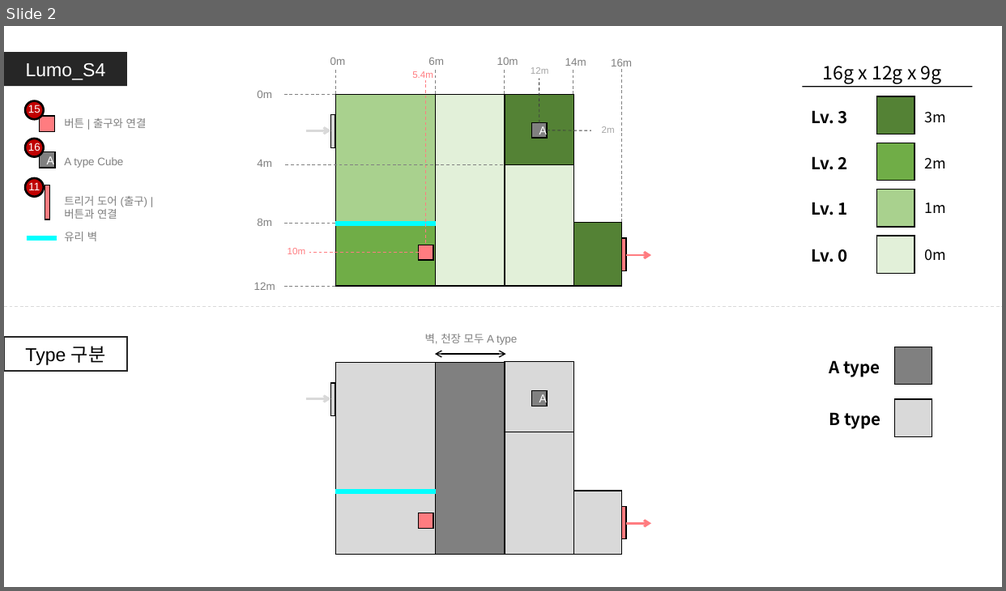
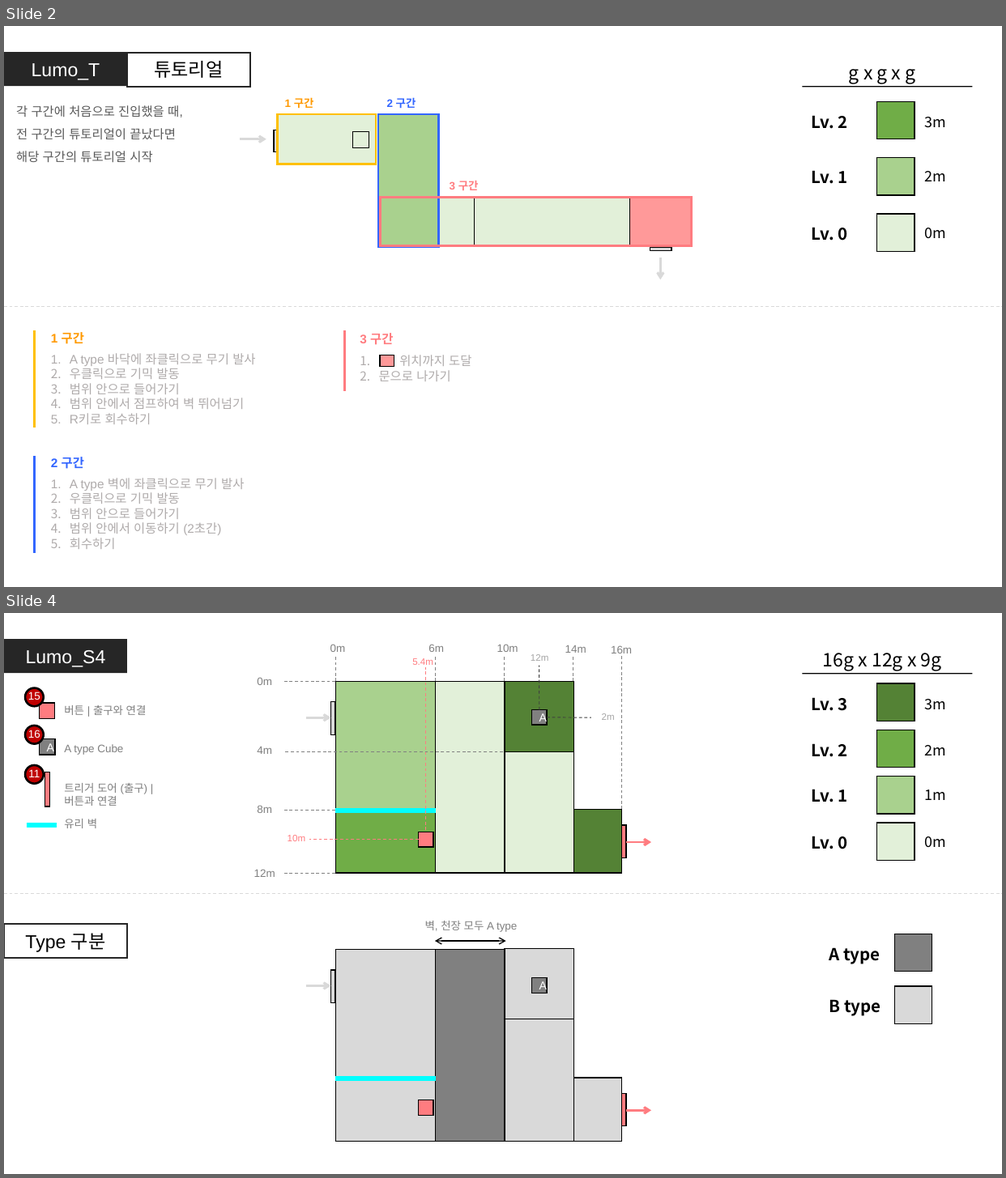
Before and after one commit to GGMGangsterHamster/GangsterHamster, a slide deck: Documents/Lumo_Stage.pptx. Shown one above the other, each under a label of ours: slide 2 before the commit, slides 2 and 4 after it; the slides between them are not shown. The pictures are 1006x591 and 1006x1178 pixels, drawn with LibreOffice and Linux fonts; fonts in the diff are those of the drawing. Boxes give left, top, right and bottom in pixels: in the first picture for what was removed or moved away, otherwise in the second. Text is boxed around its words. In the diff, an @@ line names an element or a change of style, - is before the commit and + after.

```diff
--- a/Documents/Lumo_Stage.pptx
+++ b/Documents/Lumo_Stage.pptx
@@ slide 2 added at box(4, 26, 1002, 587), background #FFFFFF @@
@@ rectangle added at box(4, 52, 127, 87), fill #262626, 18 pt, text #FFFFFF @@
+Lumo_T
@@ rectangle added at box(127, 52, 249, 87), fill #FFFFFF, outline #262626 1.5 pt, 18 pt, text #000000 @@
+튜토리얼
@@ text added at box(285, 97, 314, 109), 10.5 pt, text #FF9900, bold @@
+1 구간
@@ text added at box(387, 97, 416, 109), 10.5 pt, text #3366FF, bold @@
+2 구간
@@ text added at box(16, 105, 183, 162), 12 pt, text #595959 @@
+각 구간에 처음으로 진입했을 때,
+전 구간의 튜토리얼이 끝났다면
+해당 구간의 튜토리얼 시작
@@ rectangle added at box(277, 114, 375, 165), fill #E2F0D9, outline #000000 1 pt @@
@@ rectangle added at box(277, 114, 375, 165), outline #FFC000 2 pt @@
@@ rectangle added at box(378, 114, 439, 248), outline #3366FF 2 pt @@
@@ rectangle added at box(379, 114, 439, 248), fill #A9D18E, outline #000000 1 pt @@
@@ group added at box(802, 69, 973, 251): 7 texts, 3 rectangles, 1 line @@
+g x g x g
+0m
+Lv. 0
+2m
+Lv. 1
+3m
+Lv. 2
@@ arrow added from (240, 139) to (266, 139), #D9D9D9 2.25 pt @@
@@ rectangle added at box(274, 130, 277, 152), fill #D9D9D9, outline #000000 1 pt @@
@@ rectangle added at box(353, 131, 369, 148), fill #E2F0D9, outline #000000 1 pt @@
@@ text added at box(450, 181, 479, 190), 10.5 pt, text #FF7C80, bold @@
+3 구간
@@ rectangle added at box(381, 198, 692, 246), outline #FF7C80 2 pt @@
@@ rectangle added at box(438, 198, 474, 246), fill #E2F0D9, outline #000000 1 pt @@
@@ rectangle added at box(474, 198, 630, 246), fill #E2F0D9, outline #000000 1 pt @@
@@ rectangle added at box(630, 198, 692, 246), fill #FF9999, outline #000000 1 pt @@
@@ rectangle added at box(650, 248, 671, 251), fill #D9D9D9, outline #000000 1 pt @@
@@ arrow added from (661, 258) to (661, 280), #D9D9D9 2.25 pt @@
@@ line added from (4, 307) to (1002, 307), #D9D9D9 0.75 pt dashed @@
@@ line added from (35, 331) to (35, 428), #FFC000 2.25 pt @@
@@ text added at box(51, 332, 84, 344), 12 pt, text #FF9900, bold @@
+1 구간
@@ line added from (345, 331) to (345, 391), #FF7C80 2.25 pt @@
@@ text added at box(360, 333, 393, 345), 12 pt, text #FF7C80, bold @@
+3 구간
@@ text added at box(70, 353, 255, 425), 12 pt, text #AFABAB @@
+1. A type 바닥에 좌클릭으로 무기 발사
+2. 우클릭으로 기믹 발동
+3. 범위 안으로 들어가기
+4. 범위 안에서 점프하여 벽 뛰어넘기
+5. R키로 회수하기
@@ text added at box(379, 355, 471, 382), 12 pt, text #AFABAB @@
+1. 위치까지 도달
+2. 문으로 나가기
@@ rectangle added at box(380, 356, 394, 367), fill #FF9999, outline #000000 1 pt @@
@@ line added from (35, 456) to (35, 554), #3366FF 2.25 pt @@
@@ text added at box(51, 457, 84, 469), 12 pt, text #3366FF, bold @@
+2 구간
@@ text added at box(70, 478, 244, 549), 12 pt, text #AFABAB @@
+1. A type 벽에 좌클릭으로 무기 발사
+2. 우클릭으로 기믹 발동
+3. 범위 안으로 들어가기
+4. 범위 안에서 이동하기 (2초간)
+5. 회수하기
@@ what was slide 2 is now slide 4 @@
```
Also in this commit, not shown: 4 slides changed, 1 other slide added, 2 other files.
